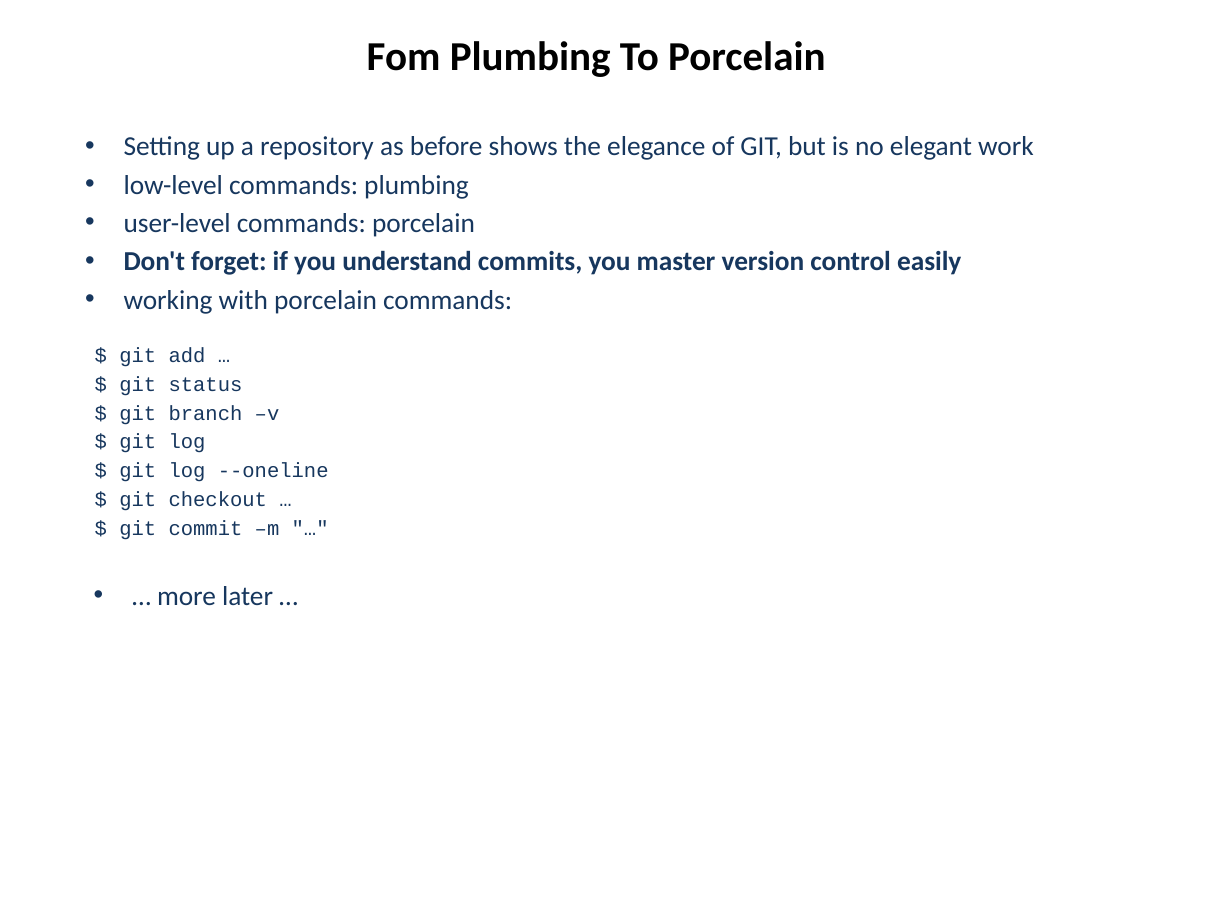
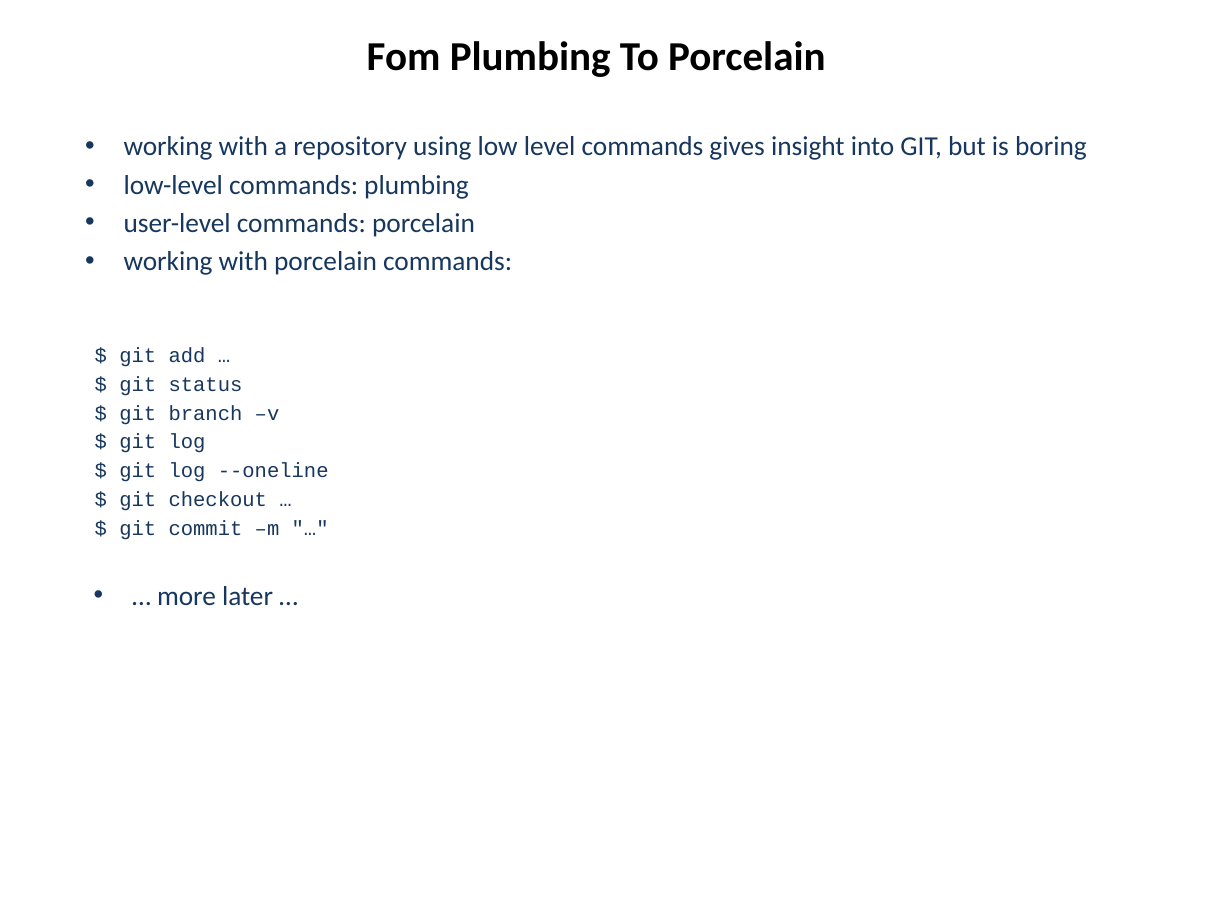
Before and after one commit to hanbei/git_tutorial, a slide deck: slide 17 of architektur.pptx. Drawn at 1232x924 pixels with LibreOffice and Linux fonts; fonts in the diff are those of the drawing. Boxes give left, top, right and bottom in pixels: in the first picture for what was removed or moved away, otherwise in the second. Text is boxed around its words. In the diff, an @@ line names an element or a change of style, - is before the commit and + after.

```diff
--- a/architektur.pptx
+++ b/architektur.pptx
@@ subtitle at bbox=[124, 136, 1087, 160]: text changed @@
-• Setting up a repository as before shows the elegance of GIT, but is no elegant work
+• working with a repository using low level commands gives insight into GIT, but is boring
@@ subtitle at bbox=[124, 250, 961, 275]: paragraph removed @@
-• Don't forget: if you understand commits, you master version control easily
```
Also in this commit, not shown: 7 other slides changed, 4 slides added.
